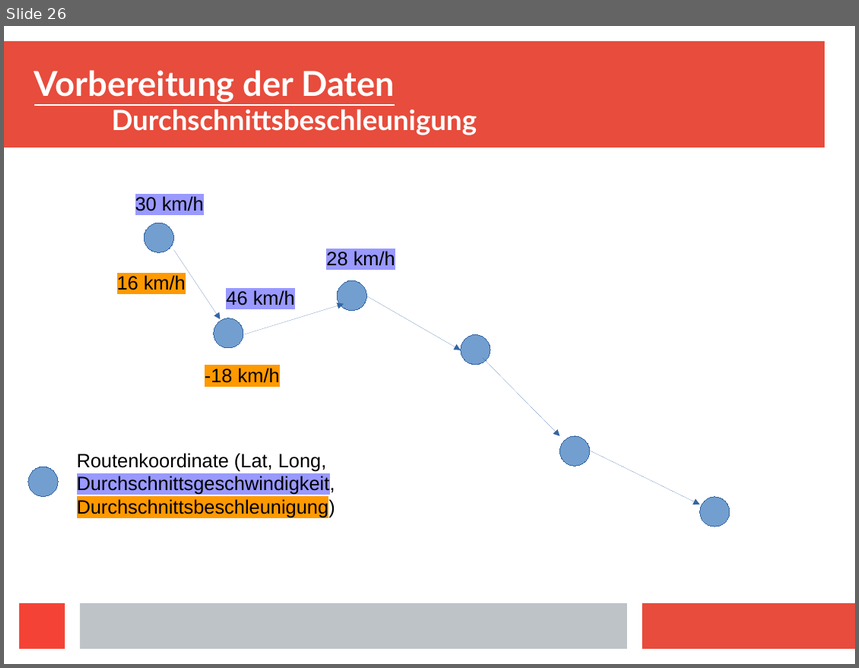
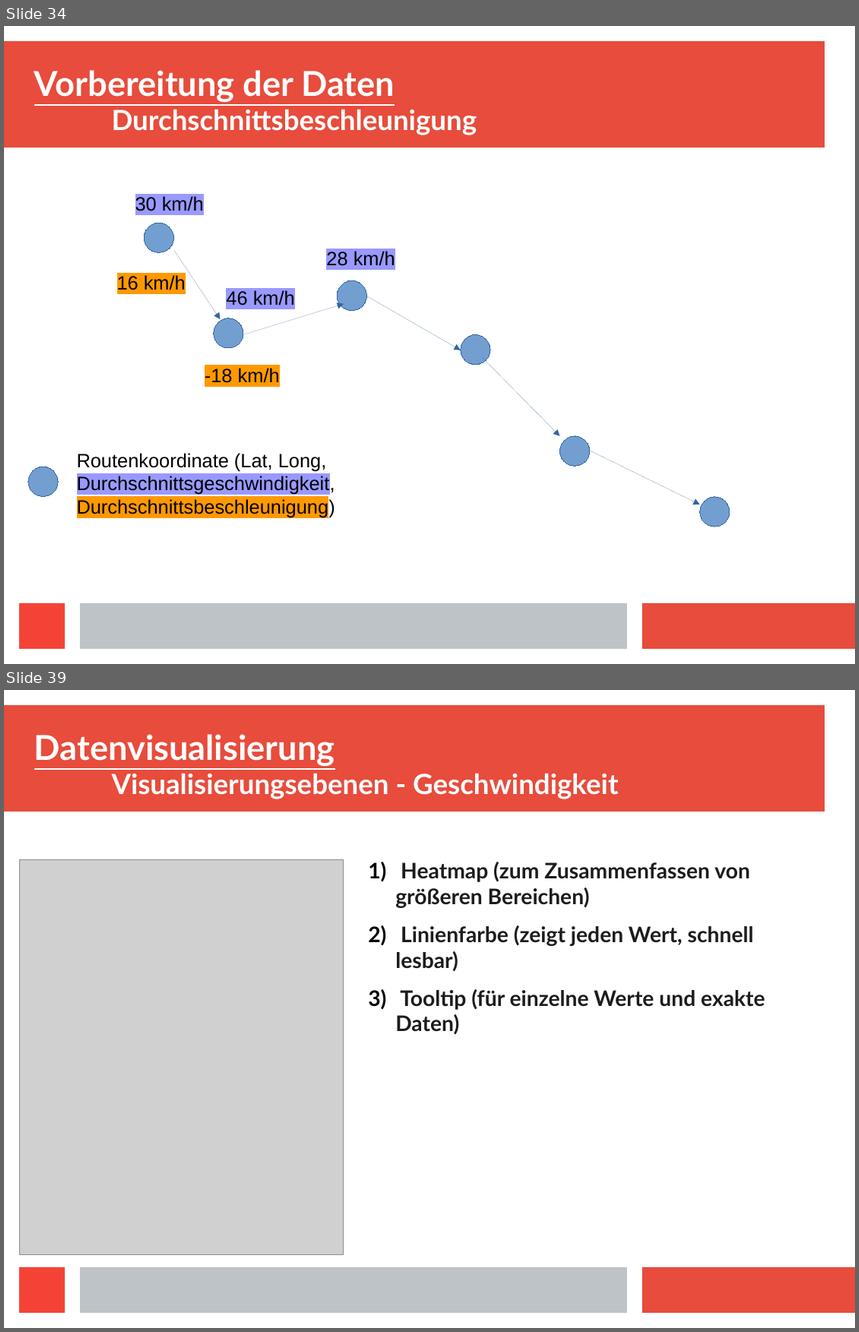
Before and after one commit to Centro1993/Busradar-Visualization, a slide deck: Presentation/Busradar-Mining.odp. Shown one above the other, each under a label of ours: slide 26 before the commit, slides 34 and 39 after it; the slides between them are not shown. The pictures are 859x668 and 859x1332 pixels, drawn with LibreOffice and Linux fonts; fonts in the diff are those of the drawing; grey boxes stand for pictures. Boxes give left, top, right and bottom in pixels: in the first picture for what was removed or moved away, otherwise in the second. Text is boxed around its words. In the diff, an @@ line names an element or a change of style, - is before the commit and + after.

```diff
--- a/Presentation/Busradar-Mining.odp
+++ b/Presentation/Busradar-Mining.odp
@@ slide 39 added at bbox=[4, 690, 855, 1328], background #FFFFFF; not listed: 4 template elements that a slide beside it also shows @@
@@ title added at bbox=[34, 734, 618, 799], 26 pt, text #FFFFFF, bold @@
+Datenvisualisierung
+Visualisierungsebenen - Geschwindigkeit
@@ picture added at bbox=[19, 860, 344, 1255] @@
@@ text added at bbox=[395, 862, 766, 1035], 20 pt, text #1C1C1C, bold @@
+1) Heatmap (zum Zusammenfassen von größeren Bereichen)
+2) Linienfarbe (zeigt jeden Wert, schnell lesbar)
+3) Tooltip (für einzelne Werte und exakte Daten)
@@ what was slide 26 is now slide 34 @@
```
Also in this commit, not shown: 5 slides changed, 16 other slides added, 9 other files.
